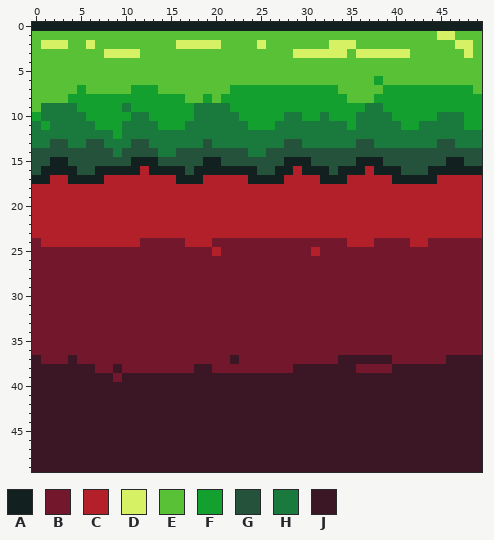
Pixel-art file -- assets/images/walls/ground.aseprite. That is the earlier state.
50x50 pixels, 1 frame.
Palette (. is transparent): A #122020  B #73172d  C #b4202a  D #d6f264  E #59c135  F #14a02e  G #24523b  H #1a7a3e  J #3b1725
The result:
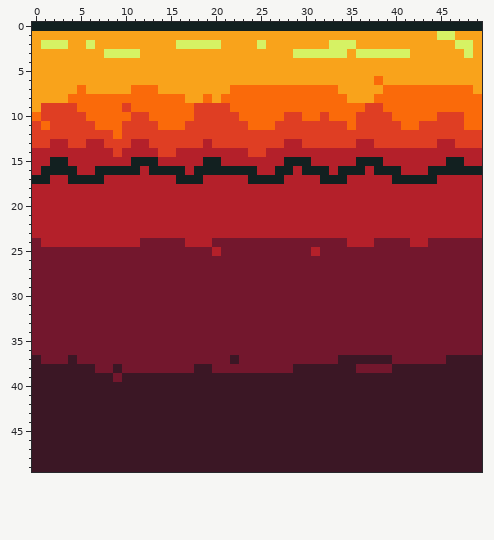
The edit:
colour E: #59c135 -> #f9a31b
colour F: #14a02e -> #fa6a0a
colour H: #1a7a3e -> #df3e23
y 13: x 2..3 GG -> CC; x 6..7 GG -> CC; x 11..12 GG -> CC; x 19 G -> C; x 28..29 GG -> CC; x 36..37 GG -> CC; x 45..46 GG -> CC
y 14: x 0..8 GGGGGGGGG -> CCCCCCCCC; x 10..13 GGGG -> CCCC; x 16..23 GGGGGGGG -> CCCCCCCC; x 26..49 GGGGGGGGGGGGGGGGGGGGGGGG -> CCCCCCCCCCCCCCCCCCCCCCCC
y 15: x 0..1 GG -> CC; x 4..10 GGGGGGG -> CCCCCCC; x 14..18 GGGGG -> CCCCC; x 21..27 GGGGGGG -> CCCCCCC; x 31..35 GGGGG -> CCCCC; x 39..45 GGGGGGG -> CCCCCCC; x 48..49 GG -> CC
y 16: x 0 G -> C; x 5..6 GG -> CC; x 17 G -> C; x 25..26 GG -> CC; x 33 G -> C; x 41..43 GGG -> CCC
Where, in picture pixels (left, top, right, bottom), the same in both pictures:
changed: (32, 31, 482, 175)
